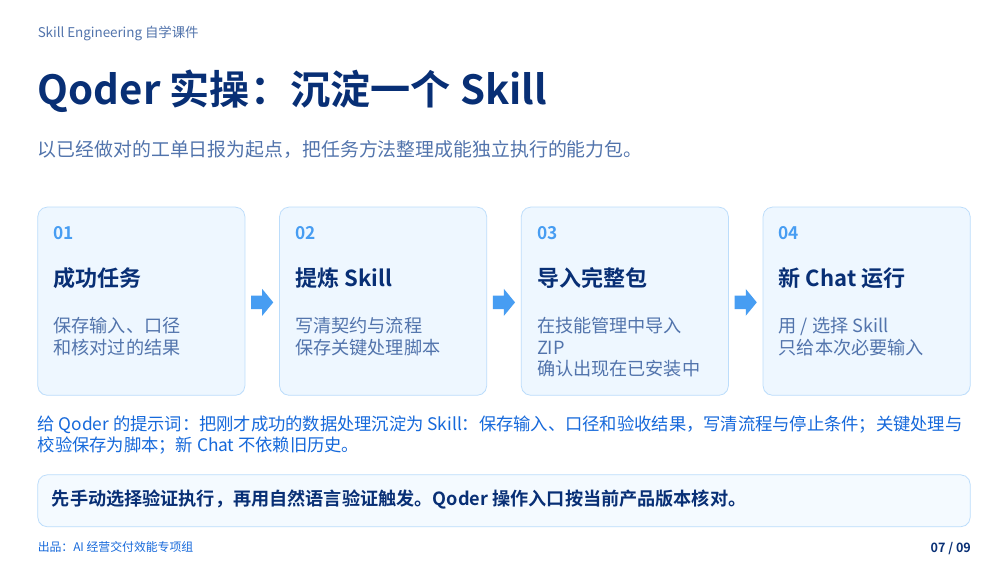
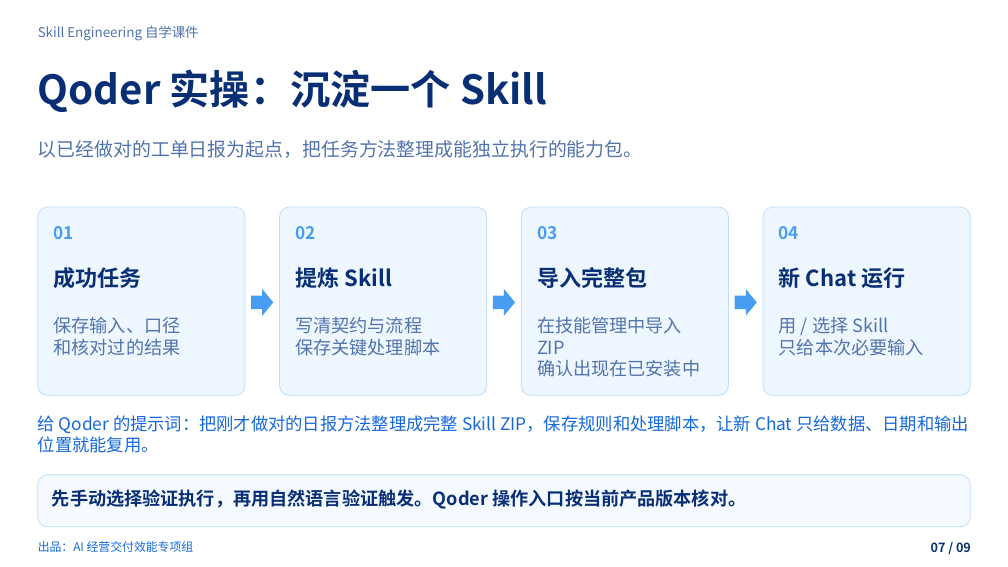
Before and after one commit to zhangjian0410/skill-engineering-guide, a slide deck: slide 7 of dist/downloads/skill-engineering.pptx. Drawn at 1008x567 pixels with LibreOffice and Linux fonts; fonts in the diff are those of the drawing; background and template pictures are left out. Boxes give left, top, right and bottom in pixels: in the first picture for what was removed or moved away, otherwise in the second. Text is boxed around its words. In the diff, an @@ line names an element or a change of style, - is before the commit and + after.

```diff
--- a/dist/downloads/skill-engineering.pptx
+++ b/dist/downloads/skill-engineering.pptx
@@ text at box(38, 415, 969, 453): text changed @@
-给 Qoder 的提示词：把刚才成功的数据处理沉淀为 Skill：保存输入、口径和验收结果，写清流程与停止条件；关键处理与校验保存为脚本；新 Chat 不依赖旧历史。
+给 Qoder 的提示词：把刚才做对的日报方法整理成完整 Skill ZIP，保存规则和处理脚本，让新 Chat 只给数据、日期和输出位置就能复用。
```
Also in this commit, not shown: 3 other slides changed, 13 other files.
